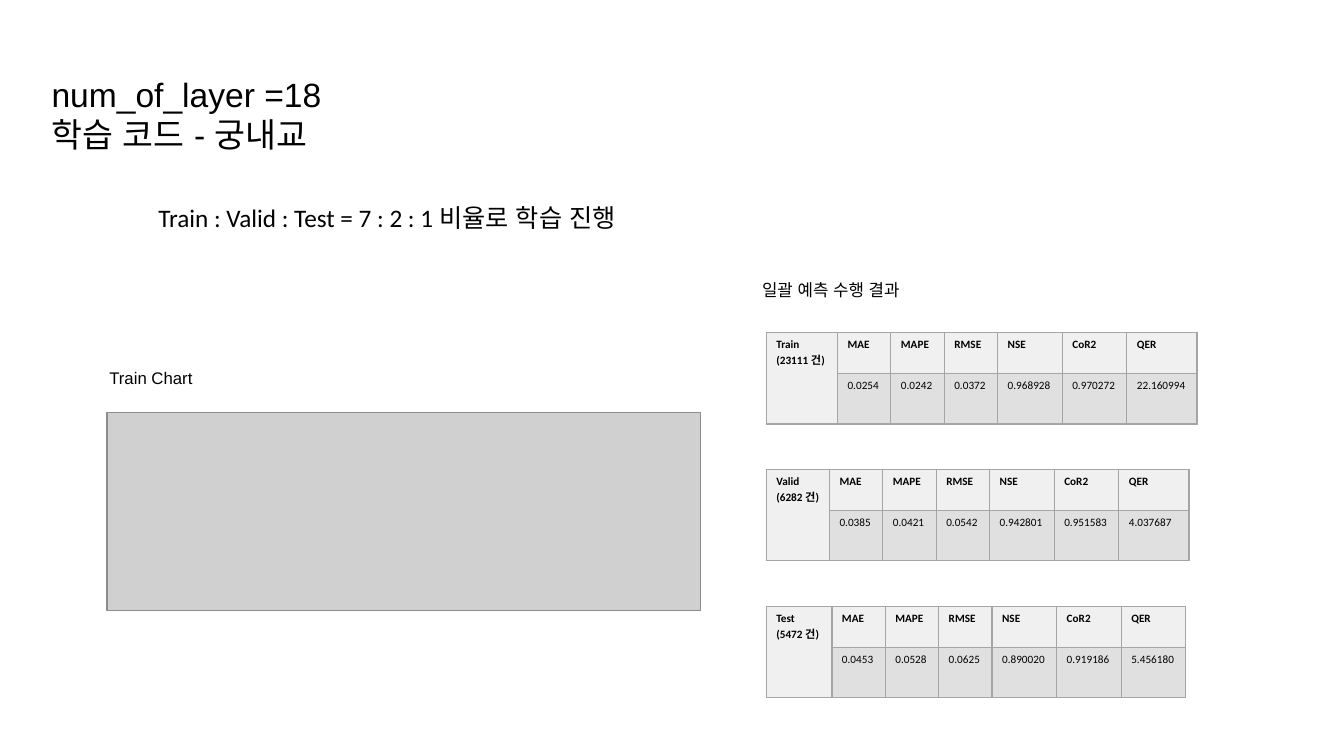
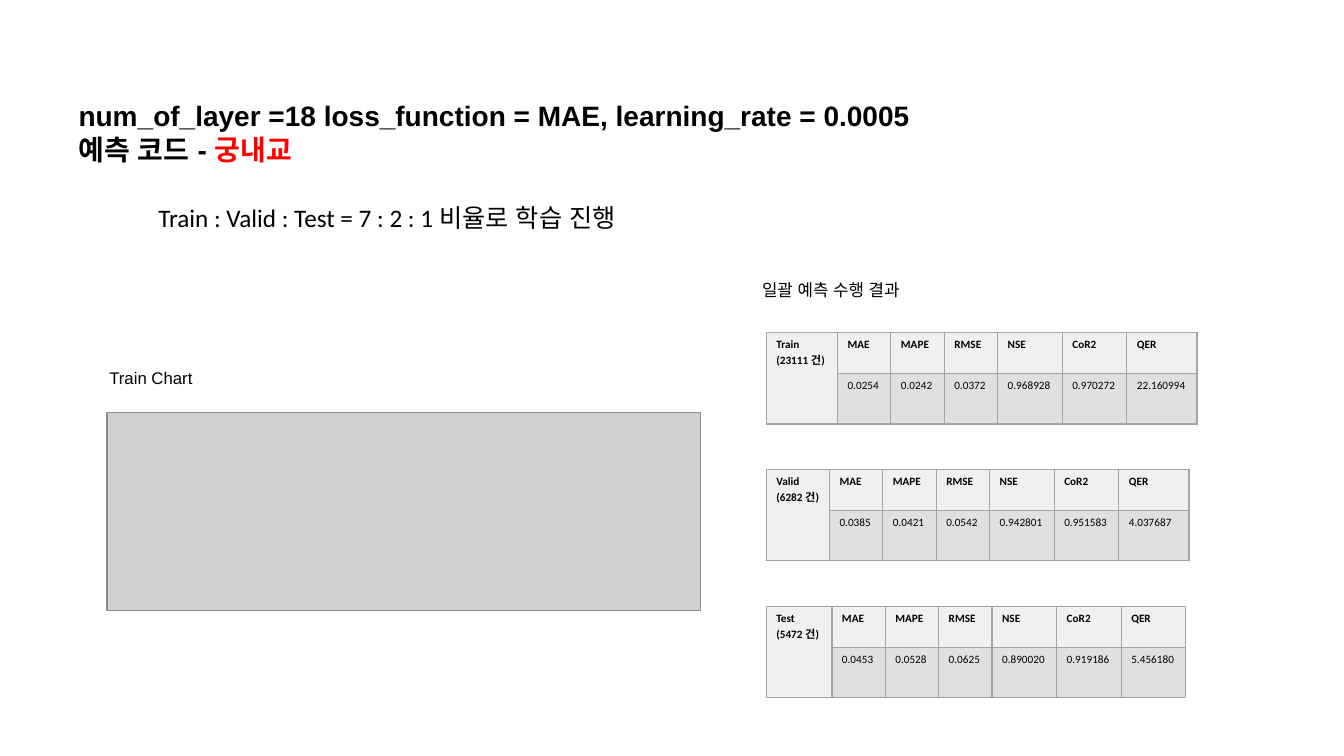
Before and after one commit to JEONGMIN0000/TrainDataCreater_LSTM, a slide deck: slide 4 of ParallelLSTM/result/성능개선 3 결과.pptx (slide 6 before the commit). Drawn at 1344x756 pixels with LibreOffice and Linux fonts; fonts in the diff are those of the drawing; grey boxes stand for pictures. Boxes give left, top, right and bottom in pixels: in the first picture for what was removed or moved away, otherwise in the second. Text is boxed around its words. In the diff, an @@ line names an element or a change of style, - is before the commit and + after.

```diff
--- a/ParallelLSTM/result/성능개선 3 결과.pptx
+++ b/ParallelLSTM/result/성능개선 3 결과.pptx
@@ text at [79,105,910,163]: text changed; size 24 to 20 pt; bold on @@
-num_of_layer =18 학습 코드 - 궁내교
+num_of_layer =18 loss_function = MAE, learning_rate = 0.0005
+예측 코드 - 궁내교
```
Also in this commit, not shown: 8 other slides changed, 9 slides removed, 1 other file.
